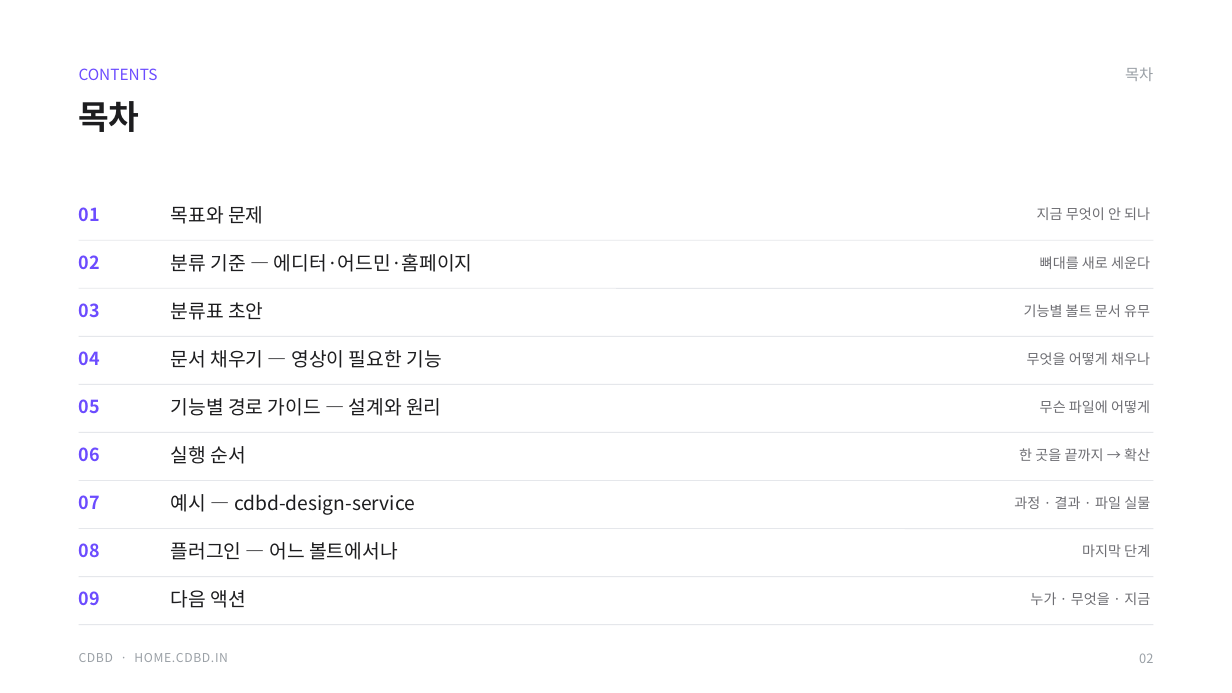
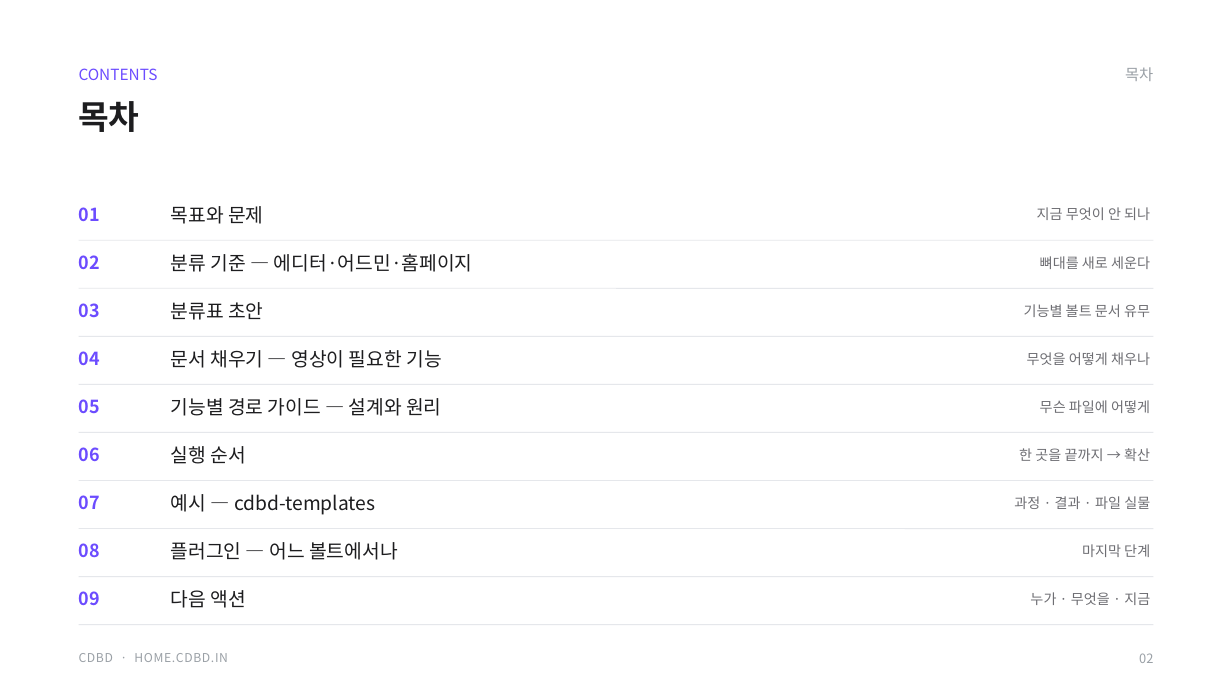
Before and after one commit to CdBd-in/design, a slide deck: slide 2 of _기능별 경로 가이드 — 실행 계획.pptx. Drawn at 1232x693 pixels with LibreOffice and Linux fonts; fonts in the diff are those of the drawing. Boxes give left, top, right and bottom in pixels: in the first picture for what was removed or moved away, otherwise in the second. Text is boxed around its words. In the diff, an @@ line names an element or a change of style, - is before the commit and + after.

```diff
--- a/_기능별 경로 가이드 — 실행 계획.pptx
+++ b/_기능별 경로 가이드 — 실행 계획.pptx
@@ text at box(171, 494, 375, 515): text changed @@
-예시 — cdbd-design-service
+예시 — cdbd-templates
```
Also in this commit, not shown: 1 other file.
